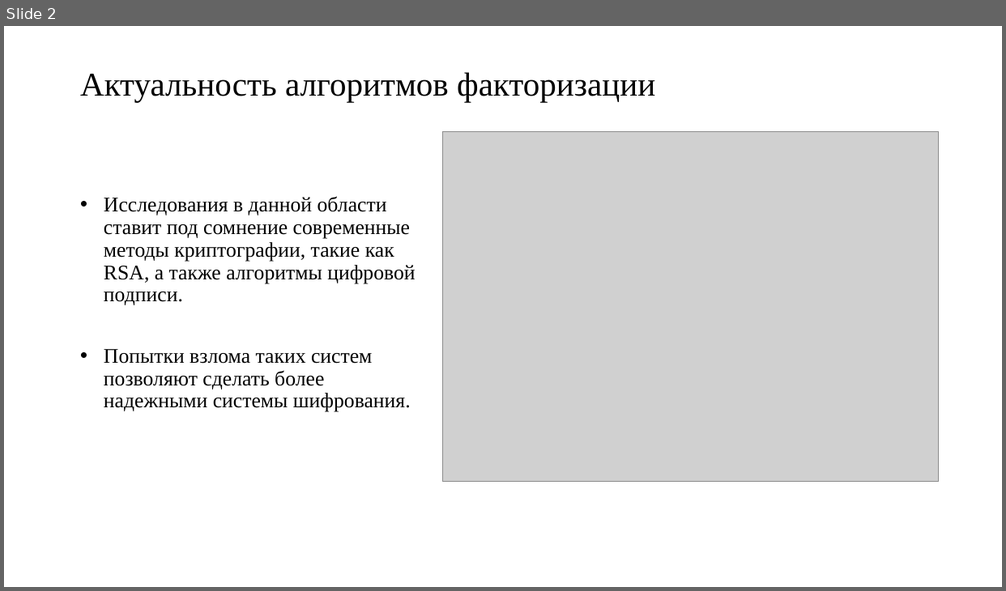
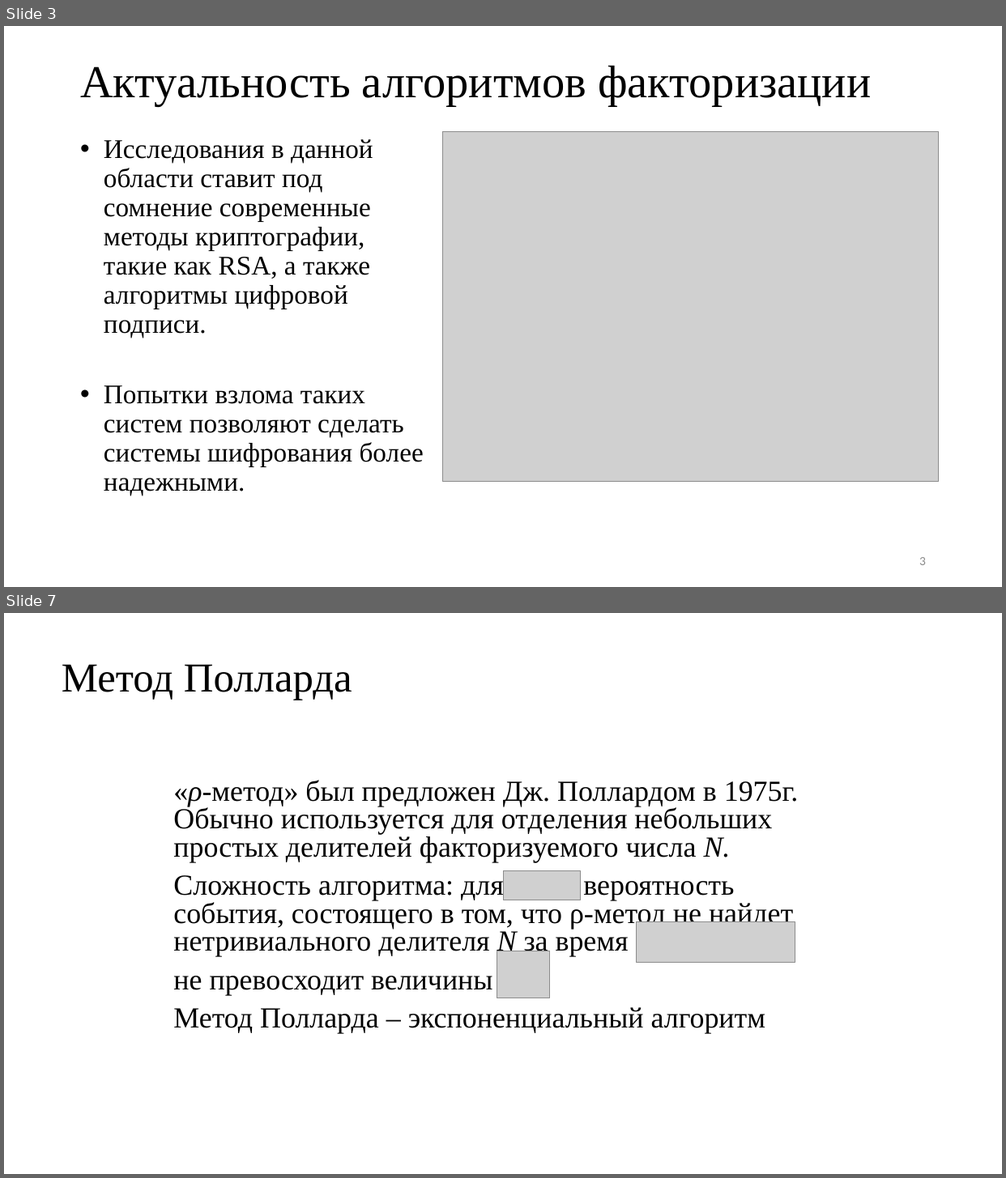
Before and after one commit to pagamov/VKR, a slide deck: Гамов Павел Диплом.pptx. Shown one above the other, each under a label of ours: slide 2 before the commit, slides 3 and 7 after it; the slides between them are not shown. The pictures are 1006x591 and 1006x1178 pixels, drawn with LibreOffice and Linux fonts; fonts in the diff are those of the drawing; grey boxes stand for pictures. Boxes give left, top, right and bottom in pixels: in the first picture for what was removed or moved away, otherwise in the second. Text is boxed around its words. In the diff, an @@ line names an element or a change of style, - is before the commit and + after.

```diff
--- a/Гамов Павел Диплом.pptx
+++ b/Гамов Павел Диплом.pptx
@@ slide 7 added at [4, 613, 1002, 1174], background #FFFFFF @@
@@ title added at [62, 664, 352, 700], 39.6 pt, text #000000 @@
+Метод Полларда
@@ text added at [173, 780, 798, 1034], 28 pt, text #000000 @@
+«ρ-метод» был предложен Дж. Поллардом в 1975г. Обычно используется для отделения небольших простых делителей факторизуемого числа N.
+Сложность алгоритма: для вероятность события, состоящего в том, что ρ-метод не найдет нетривиального делителя N за время
+не превосходит величины
+Метод Полларда – экспоненциальный алгоритм
@@ picture added at [504, 871, 581, 901] @@
@@ picture added at [636, 922, 795, 962] @@
@@ picture added at [496, 951, 550, 998] @@
@@ what was slide 2 is now slide 3 @@
@@ slide 3 changed as well @@
@@ title "Актуальность алгоритмов факторизации": place and size @@
-title "Актуальность алгоритмов факторизации" at [80, 72, 655, 102]
+title "Актуальность алгоритмов факторизации" at [80, 65, 871, 107]
@@ title "Актуальность алгоритмов факторизации" at [80, 65, 871, 107]: size 32 to 44 pt @@
@@ text at [104, 139, 373, 339]: size 20 to 25.9 pt in "Исследования в данной области ставит под сомнение ..." @@
@@ text at [104, 386, 424, 497]: text changed; size 20 to 25.9 pt @@
-• Попытки взлома таких систем позволяют сделать более надежными системы шифрования.
+• Попытки взлома таких систем позволяют сделать системы шифрования более надежными.
@@ page number added at [919, 557, 926, 565], 12 pt, text #8C8C8C @@
+3
```
Also in this commit, not shown: 10 other slides changed, 9 other slides added, 2 slides removed.
